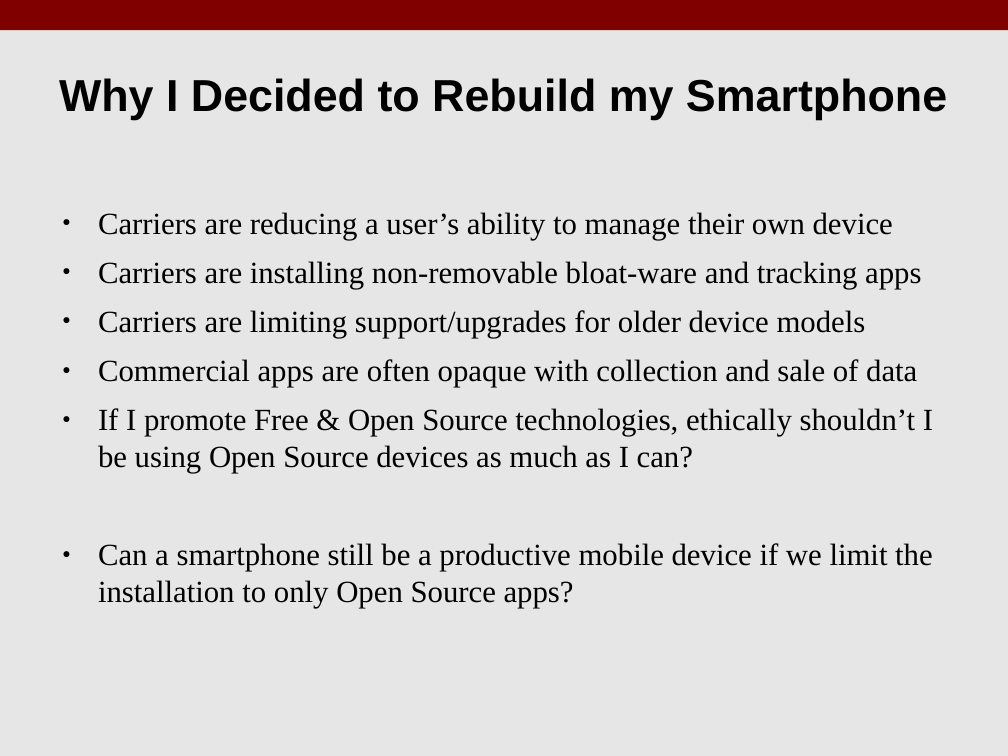
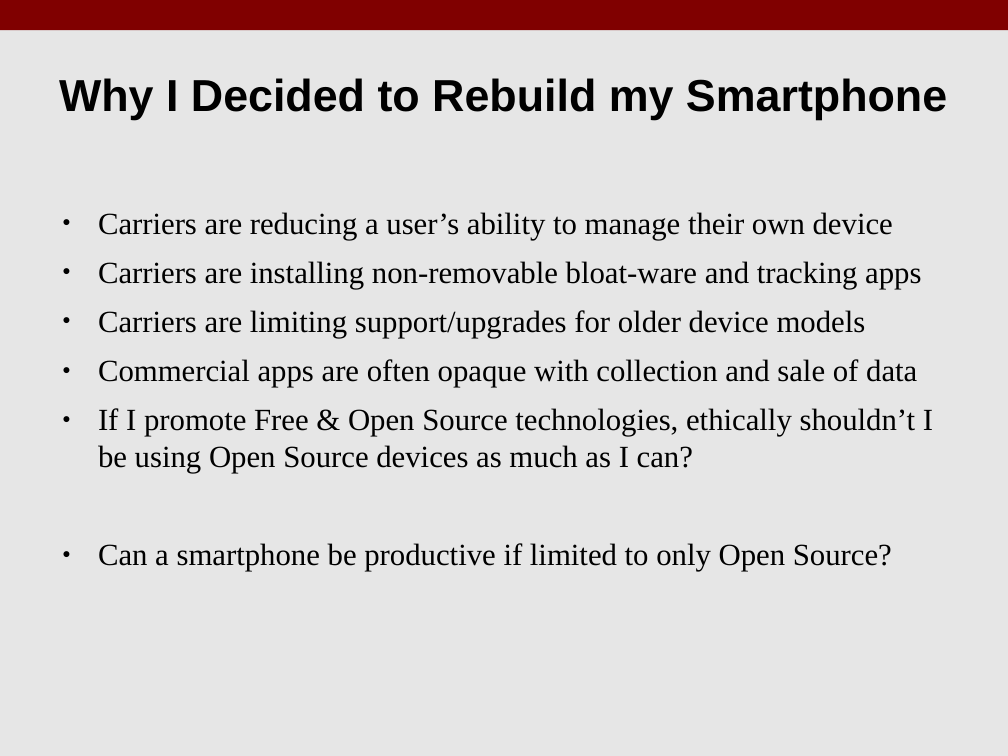
Before and after one commit to benroose/presentations, a slide deck: slide 3 of android_talk/KLF17_Android_Open_Source.odp. Drawn at 1008x756 pixels with LibreOffice and Linux fonts; fonts in the diff are those of the drawing. Boxes give left, top, right and bottom in pixels: in the first picture for what was removed or moved away, otherwise in the second. Text is boxed around its words. In the diff, an @@ line names an element or a change of style, - is before the commit and + after.

```diff
--- a/android_talk/KLF17_Android_Open_Source.odp
+++ b/android_talk/KLF17_Android_Open_Source.odp
@@ text at (98,543,892,571): text changed @@
-● Can a smartphone still be a productive mobile device if we limit the installation to only Open Source apps?
+● Can a smartphone be productive if limited to only Open Source?
```
Also in this commit, not shown: 4 other slides changed.
